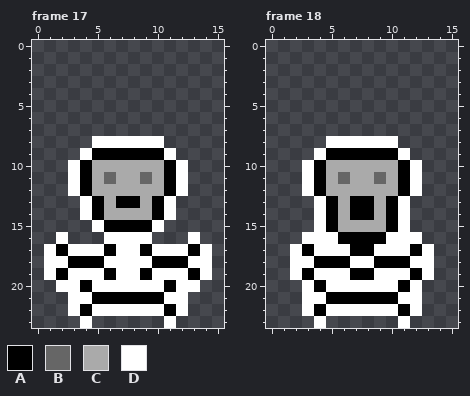
Pixel-art file -- assets/towers.aseprite. The first picture shows the starting point.
16x24 pixels, 22 frames. Shown: frame 17, frame 18. The commit also changed other frames, which this record leaves out.
Palette (. is transparent): A #000000  B #666666  C #aaaaaa  D #ffffff
Pixels before, frame 17, first column x 1:
 8 ....DDDDDD....
 9 ...DAAAAAAD...
10 ..DACCCCCCAD..
11 ..DACBCCBCAD..
12 ..DACCCCCCAD..
13 ...DACAACAD...
14 ...DACCCCAD...
15 ....DAAAAD....
16 .D...DDDD...D.
17 DADDDADDADDDAD
18 DDAAADDDDAAADD
19 DADDDADDADDDAD
20 .DDADDDDDDADD.
21 ..DDAAAAAADD..
22 ..DADDDDDDAD..
23 ...D......D...
Pixels before, frame 18, first column x 2:
 8 ...DDDDDD...
 9 ..DAAAAAAD..
10 .DACCCCCCAD.
11 .DACBCCBCAD.
12 .DACCCCCCAD.
13 ..DACAACAD..
14 ..DACAACAD..
15 ..DACCCCAD..
16 .DDDAAAADDD.
17 DADDDAADDDAD
18 DDAAADDAAADD
19 DADDDAADDDAD
20 .DADDDDDDAD.
21 .DDAAAAAADD.
22 .DADDDDDDAD.
23 ..D......D..
After:
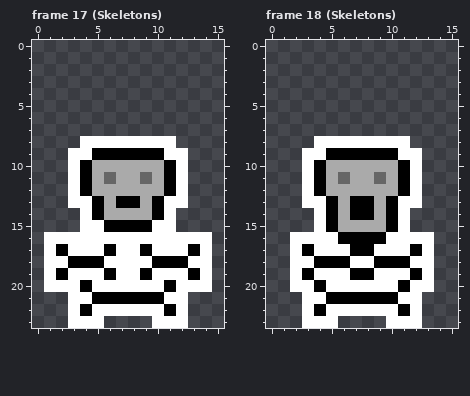
The exact change:
Frame 17 (Skeletons):
Colour D now appears in row 8 at x 4 and 11; in row 9 at x 3 and 12; in row 13 at x 3 and 12; in row 15 at x 4 and 11; in row 16 at x 1, 3 to 5, 10 to 12 and 14; in row 20 at x 1 and 14.
Colour D now appears in row 23 at x 3, 5, 10 and 12.
Frame 18 (Skeletons):
Colour D now appears in row 8 at x 4 and 11; in row 9 at x 3 and 12; in row 13 at x 3 and 12; in row 16 at x 2 and 13; in row 20 at x 2 and 13; in row 23 at x 3, 5, 10 and 12.
Where, in picture pixels (left, top, right, bottom), the same in both pictures:
added: (44, 136, 104, 328)
added: (152, 136, 212, 328)
added: (290, 136, 338, 328)
added: (386, 136, 434, 328)
